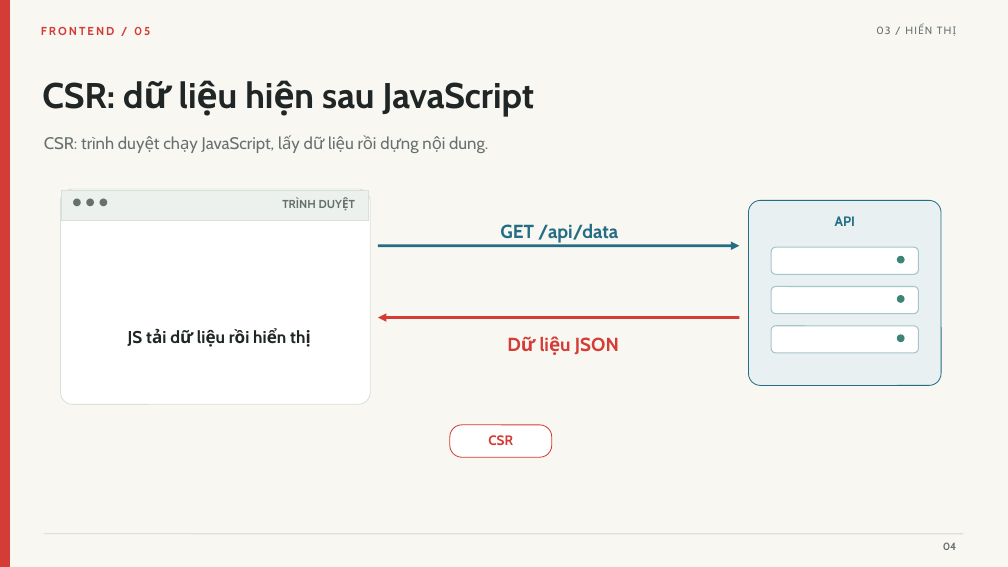
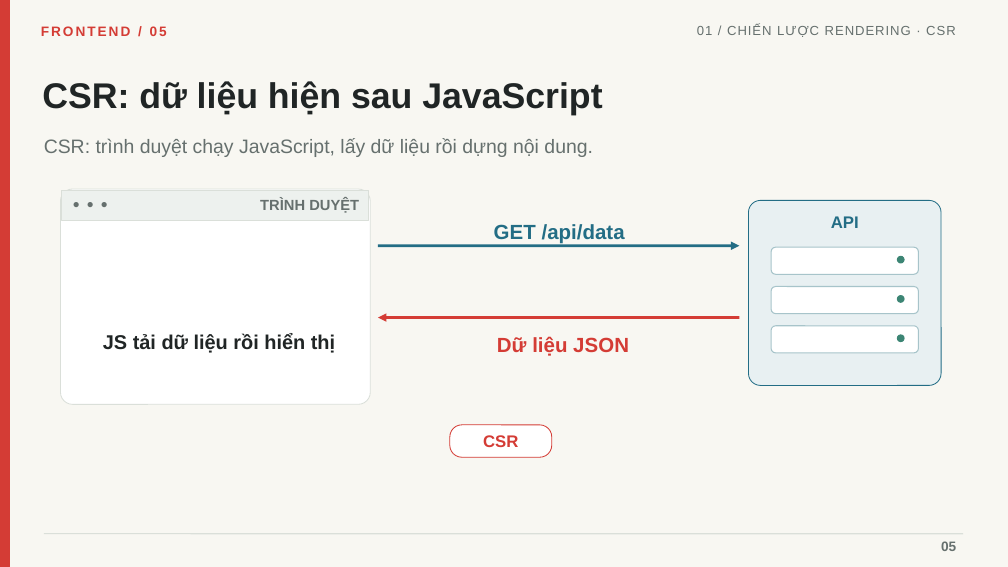
Before and after one commit to linhtn-spec/seminar-nextjs, a slide deck: slide 5 of Seminar_05_Frontend_Roadmap_Tieng_Viet_Da_Chinh_Sua.pptx (slide 4 before the commit). Drawn at 1008x567 pixels with LibreOffice and Linux fonts; fonts in the diff are those of the drawing. Boxes give left, top, right and bottom in pixels: in the first picture for what was removed or moved away, otherwise in the second. Text is boxed around its words. In the diff, an @@ line names an element or a change of style, - is before the commit and + after.

```diff
--- a/Seminar_05_Frontend_Roadmap_Tieng_Viet_Da_Chinh_Sua.pptx
+++ b/Seminar_05_Frontend_Roadmap_Tieng_Viet_Da_Chinh_Sua.pptx
@@ text "FRONTEND / 05" at box(41, 26, 167, 36): size 11 to 13 pt, font Cabin to Arial @@
@@ text added at box(697, 25, 956, 37), 12.5 pt, text #66706E @@
+01 / CHIẾN LƯỢC RENDERING · CSR
@@ text removed at box(876, 26, 890, 34) @@
-03 / HIỂN THỊ
@@ text "CSR: dữ liệu hiện sau ..." at box(42, 81, 602, 115): font Cabin to Arial @@
@@ text "CSR: trình duyệt chạy JavaScript, ..." at box(44, 138, 593, 157): size 16 to 18.5 pt, font Cabin to Arial @@
@@ text "● ● ●" at box(73, 196, 148, 211): size 9.6 to 11.5 pt, font Cabin to Arial @@
@@ text "TRÌNH DUYỆT": place and size @@
-text "TRÌNH DUYỆT" at box(282, 200, 316, 208)
+text "TRÌNH DUYỆT" at box(260, 198, 359, 213)
@@ text "TRÌNH DUYỆT" at box(260, 198, 359, 213): size 11 to 14 pt, font Cabin to Arial @@
@@ text "API" at box(831, 216, 859, 228): size 13 to 16 pt, font Cabin to Arial @@
@@ text "GET /api/data" at box(494, 224, 625, 244): size 18 to 19.5 pt, font Cabin to Arial @@
@@ text "JS tải dữ liệu rồi ...": place and size @@
-text "JS tải dữ liệu rồi ..." at box(128, 331, 143, 346)
+text "JS tải dữ liệu rồi ..." at box(103, 333, 335, 353)
@@ text "JS tải dữ liệu rồi ..." at box(103, 333, 335, 353): size 16.3 to 19 pt, font Cabin to Arial @@
@@ text "Dữ liệu JSON" at box(497, 336, 629, 356): size 18 to 19.5 pt, font Cabin to Arial @@
@@ text "Dữ liệu JSON": place and size @@
-text "Dữ liệu JSON" at box(575, 337, 619, 355)
+text "Dữ liệu JSON" at box(497, 336, 629, 356)
@@ text "CSR" at box(483, 435, 518, 447): size 13 to 16 pt, font Cabin to Arial @@
@@ text added at box(941, 541, 956, 551), 13 pt, text #66706E, bold @@
+05
@@ text removed at box(943, 542, 956, 550) @@
-04
```
Also in this commit, not shown: 23 other slides changed, 3 slides added, 6 other files.
